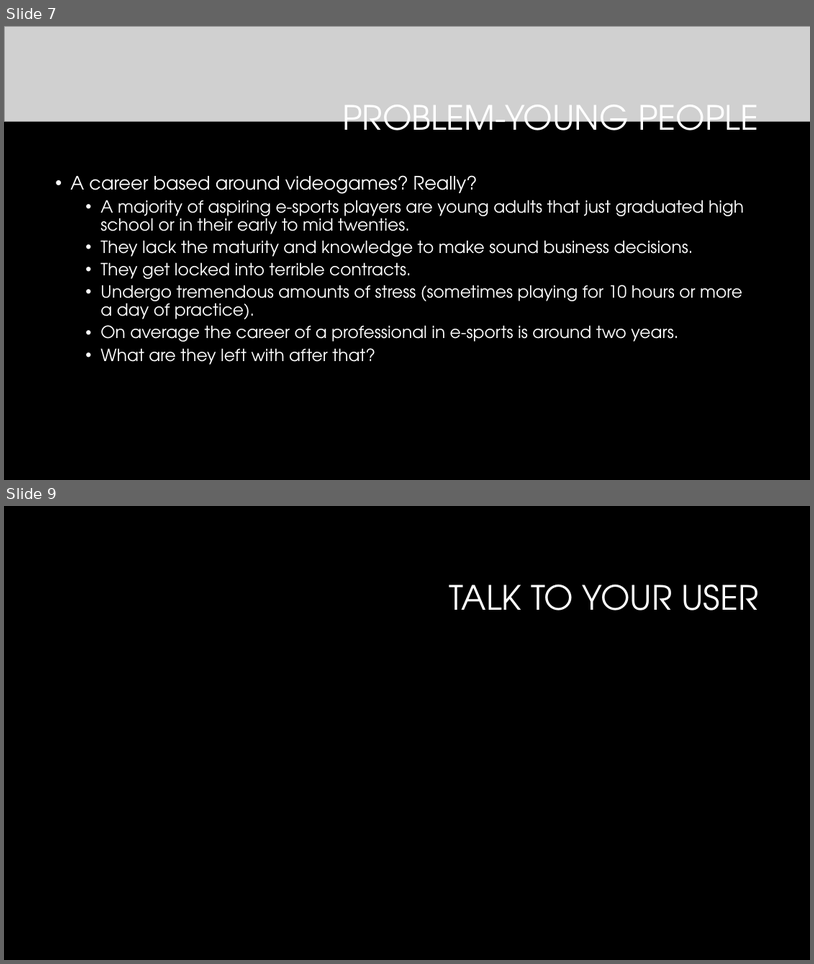
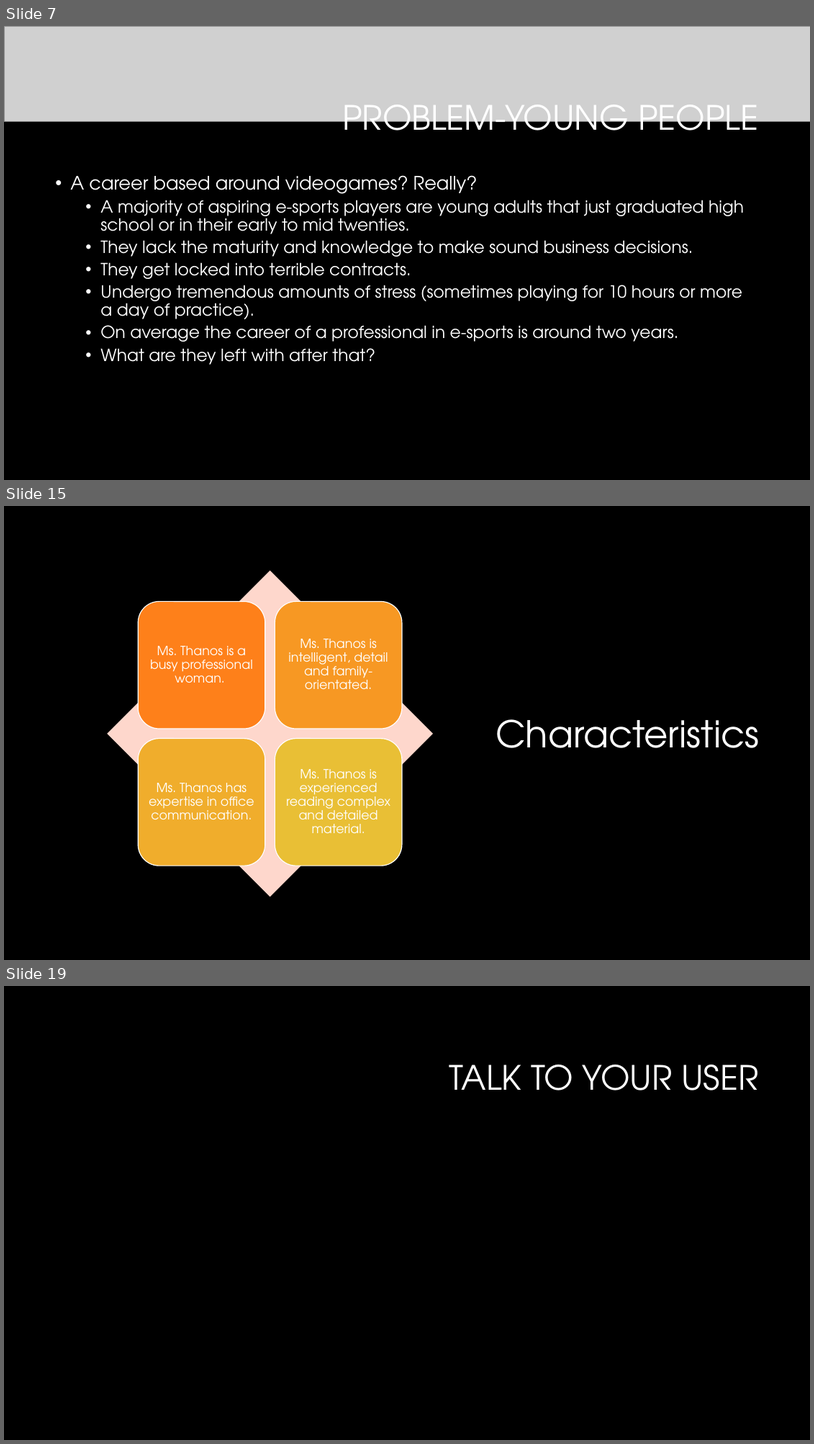
Before and after one commit to vinceleg/lab04_repo, a slide deck: dtc_team16_pitch_presentation.pptx. Shown one above the other, each under a label of ours: slides 7 and 9 before the commit, slides 7, 15 and 19 after it; the slides between them are not shown. The pictures are 814x964 and 814x1444 pixels, drawn with LibreOffice and Linux fonts; fonts in the diff are those of the drawing; grey boxes stand for pictures; background and template pictures are left out. Boxes give left, top, right and bottom in pixels: in the first picture for what was removed or moved away, otherwise in the second. Text is boxed around its words. In the diff, an @@ line names an element or a change of style, - is before the commit and + after.

```diff
--- a/dtc_team16_pitch_presentation.pptx
+++ b/dtc_team16_pitch_presentation.pptx
@@ slide 15 added at bbox=[4, 506, 810, 960], background #000000 @@
@@ text added at bbox=[496, 719, 760, 748], 44 pt, text #FFFFFF @@
+Characteristics
@@ group added at bbox=[107, 570, 433, 896]: 4 rounded rectangles, 4 texts, 1 diamond @@
+Ms. Thanos is a busy professional woman.
+Ms. Thanos is intelligent, detail and family-orientated.
+Ms. Thanos has expertise in office communication.
+Ms. Thanos is experienced reading complex and detailed material.
@@ what was slide 9 is now slide 19 @@
```
Also in this commit, not shown: 1 slide changed, 11 other slides added, 1 other file.
